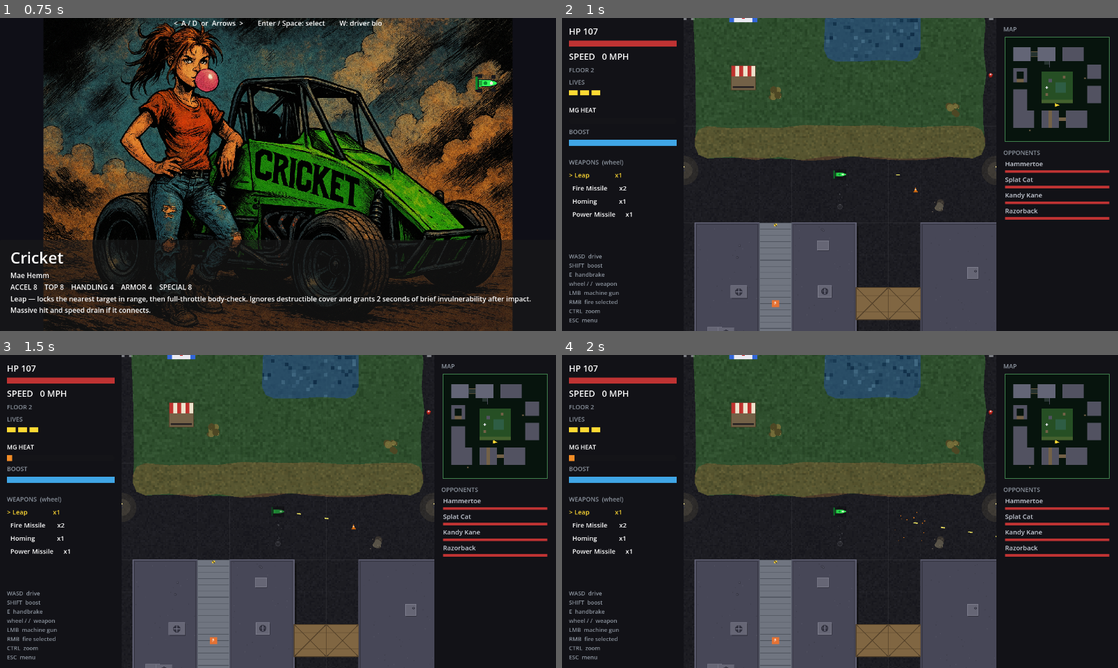
Above: before the commit, frames 1-4 (two rows, left to right).
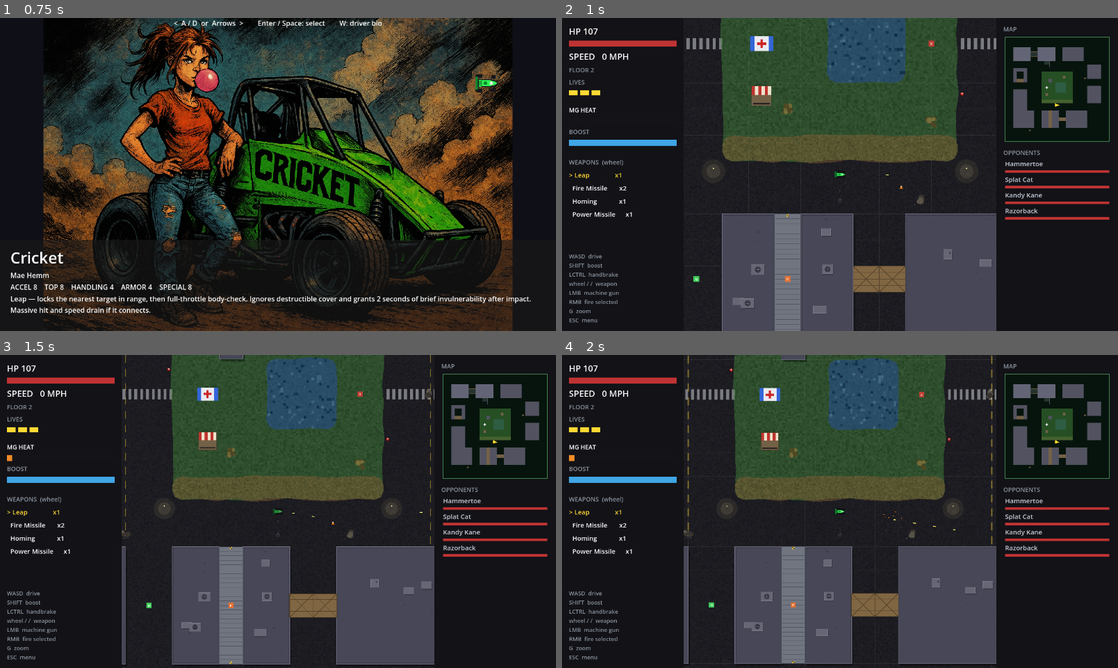
Above: after the commit, the same moments.

Repository: b3p3k0/bentchrome
Game: Godot game, scene res://ui/title.tscn
Two runs of this game, one before a commit and one after it. Both use one fixed random seed, a clock stepped at 60 frames per second and the inputs below.
Inputs (mouse positions are in pixels of both pictures, inside the frame that each line leads up to):
- Up to frame 1 (0.75 s): tap Enter (select_confirm) at 0.5 s; move the mouse to (400, 158) at 0.52 s; hold D (move_right) from 0.53 s (still down); tap / (weapon_next) at 0.6 s; click (400, 158) at 0.67 s
- Up to frame 2 (1 s): keep holding D (move_right); tap Space at 0.77 s; tap G (zoom_toggle, bound only after the commit) at 0.8 s
- Up to frame 3 (1.5 s): release D (move_right) at 1.25 s; drag from (166, 527) to (278, 480) at 1.27 s
- Up to frame 4 (2 s): no input

Frame 1 is identical in both runs. In frame 2, 17% of the frame differs, in the area x 1-79%, y 0-100%; in frame 3, 23%; in frame 4, 23%.

Commit message:
The pinky takes the handbrake — E joins Q on the reserved bench
Playtest verdict: E-to-drift never sat right. Handbrake moves to LCtrl
(pinky-reachable without leaving WASD), zoom toggle moves to G (convenient
but out of the way — nobody toggles zoom mid-corner), and E is unbound,
joining Q as reserved real estate. HUD keyguide, README controls, CLAUDE.md,
and the bindings lock test all speak the new scheme.

Co-Authored-By: Claude Fable 5 <noreply@anthropic.com>

Diff:
--- a/game/input_router.gd
+++ b/game/input_router.gd
@@ -33,12 +33,13 @@
 	_ensure_action(ACTION_FIRE_SELECTED, [_mouse(MOUSE_BUTTON_RIGHT), _key(KEY_K)])
 	# Mouse-first weapons: wheel cycles, "/" is the keyboard fallback (next-only
 	# — auto-skip tours all slots). Q is deliberately unbound: prime real estate
-	# reserved for future ideas. E moves to handbrake (WASD-adjacent drifting);
-	# Ctrl becomes the camera zoom toggle.
+	# reserved for future ideas. Handbrake lives on LCtrl (pinky-reachable while
+	# steering — the July 2026 playtest retired E); zoom toggles on G, convenient
+	# but out of the way (players rarely toggle it). E is now unbound/free.
 	_ensure_action(ACTION_WEAPON_PREV, [_mouse(MOUSE_BUTTON_WHEEL_UP)])
 	_ensure_action(ACTION_WEAPON_NEXT, [_key(KEY_SLASH), _mouse(MOUSE_BUTTON_WHEEL_DOWN)])
-	_ensure_action(ACTION_HANDBRAKE, [_key(KEY_E), _joy_button(JOY_BUTTON_B)])
-	_ensure_action(ACTION_ZOOM, [_key(KEY_CTRL), _joy_button(JOY_BUTTON_Y)])
+	_ensure_action(ACTION_HANDBRAKE, [_key(KEY_CTRL), _joy_button(JOY_BUTTON_B)])
+	_ensure_action(ACTION_ZOOM, [_key(KEY_G), _joy_button(JOY_BUTTON_Y)])
 	_ensure_action(ACTION_BOOST, [_key(KEY_SHIFT), _joy_button(JOY_BUTTON_LEFT_SHOULDER)])
 	_ensure_action(ACTION_PAUSE, [_key(KEY_ESCAPE), _joy_button(JOY_BUTTON_START)])
 	_ensure_action(ACTION_SELECT_PREV, [_key(KEY_A), _key(KEY_LEFT), _axis(JOY_AXIS_LEFT_X, -1.0)])
--- a/tests/test_input_bindings.gd
+++ b/tests/test_input_bindings.gd
@@ -1,7 +1,8 @@
 extends RefCounted
-## Locks the July 2026 control remap: mouse-first weapon cycling ("/" keyboard
-## fallback, next-only), E handbrake, Ctrl zoom toggle, Q reserved/unbound.
-## InputRouter (autoload, live under the -s runner) built these actions.
+## Locks the July 2026 control remap (rev 2): mouse-first weapon cycling ("/"
+## keyboard fallback, next-only), LCtrl handbrake, G zoom toggle, E and Q
+## unbound/reserved. InputRouter (autoload, live under the -s runner) built
+## these actions.
 
 var t
 
@@ -17,9 +18,10 @@
 
 func test_remap_bindings() -> void:
 	t.check(InputMap.has_action(&"zoom_toggle"), "remap: zoom_toggle action exists")
-	t.check(KEY_CTRL in _keys(&"zoom_toggle"), "remap: zoom on Ctrl")
-	t.check(KEY_E in _keys(&"handbrake"), "remap: handbrake on E")
-	t.check(not KEY_CTRL in _keys(&"handbrake"), "remap: handbrake off Ctrl")
+	t.check(KEY_G in _keys(&"zoom_toggle"), "remap: zoom on G")
+	t.check(not KEY_CTRL in _keys(&"zoom_toggle"), "remap: zoom off Ctrl")
+	t.check(KEY_CTRL in _keys(&"handbrake"), "remap: handbrake on LCtrl")
+	t.check(not KEY_E in _keys(&"handbrake"), "remap: handbrake off E (retired)")
 	t.check(KEY_SLASH in _keys(&"weapon_next"), "remap: '/' cycles next")
-	t.check(not KEY_E in _keys(&"weapon_next"), "remap: E freed from weapons")
+	t.check(not KEY_E in _keys(&"weapon_next"), "remap: E stays unbound")
 	t.check(_keys(&"weapon_prev").is_empty(), "remap: weapon_prev is wheel-only (Q reserved)")
--- a/ui/hud.gd
+++ b/ui/hud.gd
@@ -211,11 +211,11 @@
 
 	var guide := _label(vbox, "WASD  drive
 SHIFT  boost
-E  handbrake
+LCTRL  handbrake
 wheel / /  weapon
 LMB  machine gun
 RMB  fire selected
-CTRL  zoom
+G  zoom
 ESC  menu", 13)
 	guide.modulate = DIM_TEXT
 
Not shown, changed: CLAUDE.md
Not shown, changed: README.md
